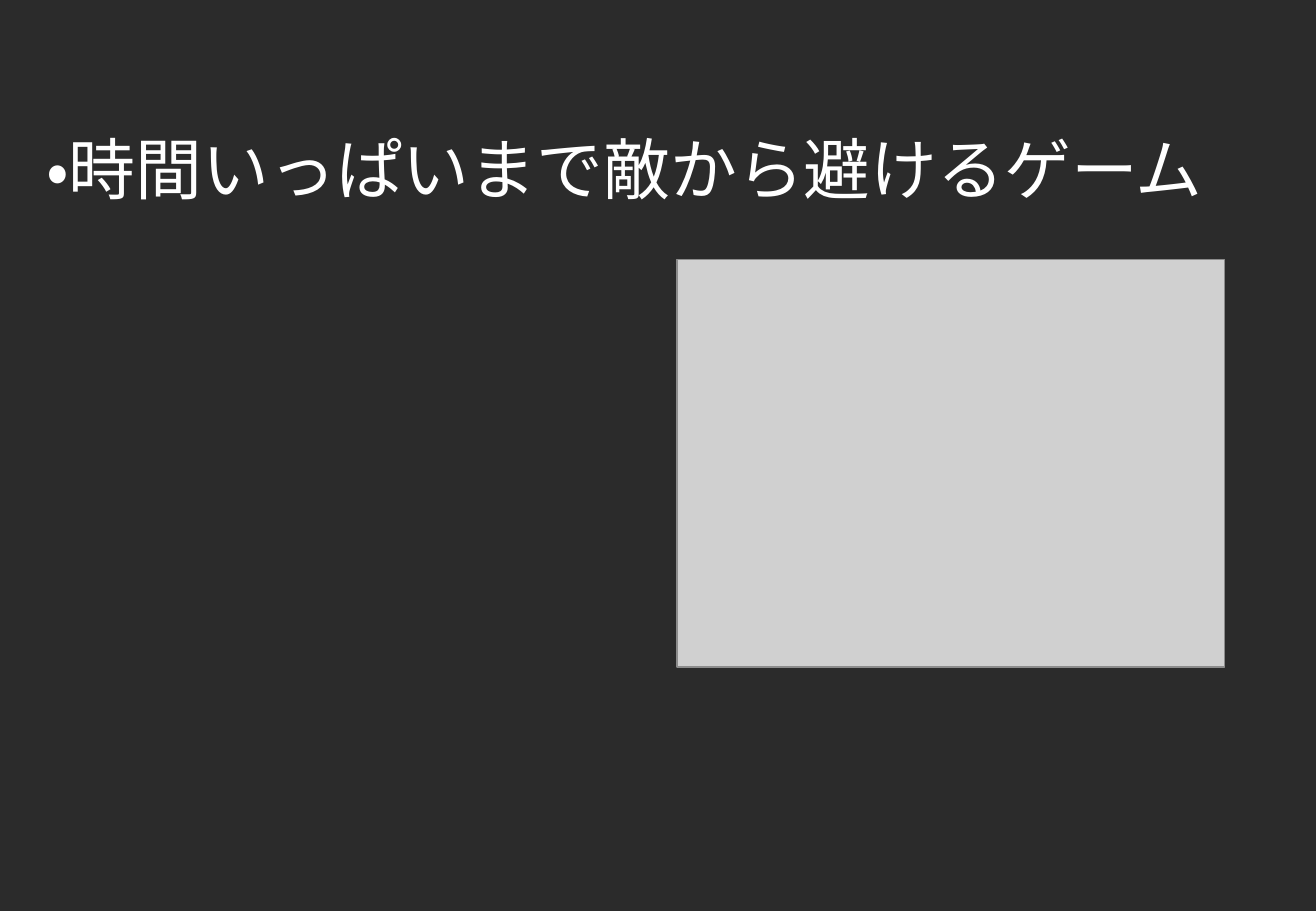
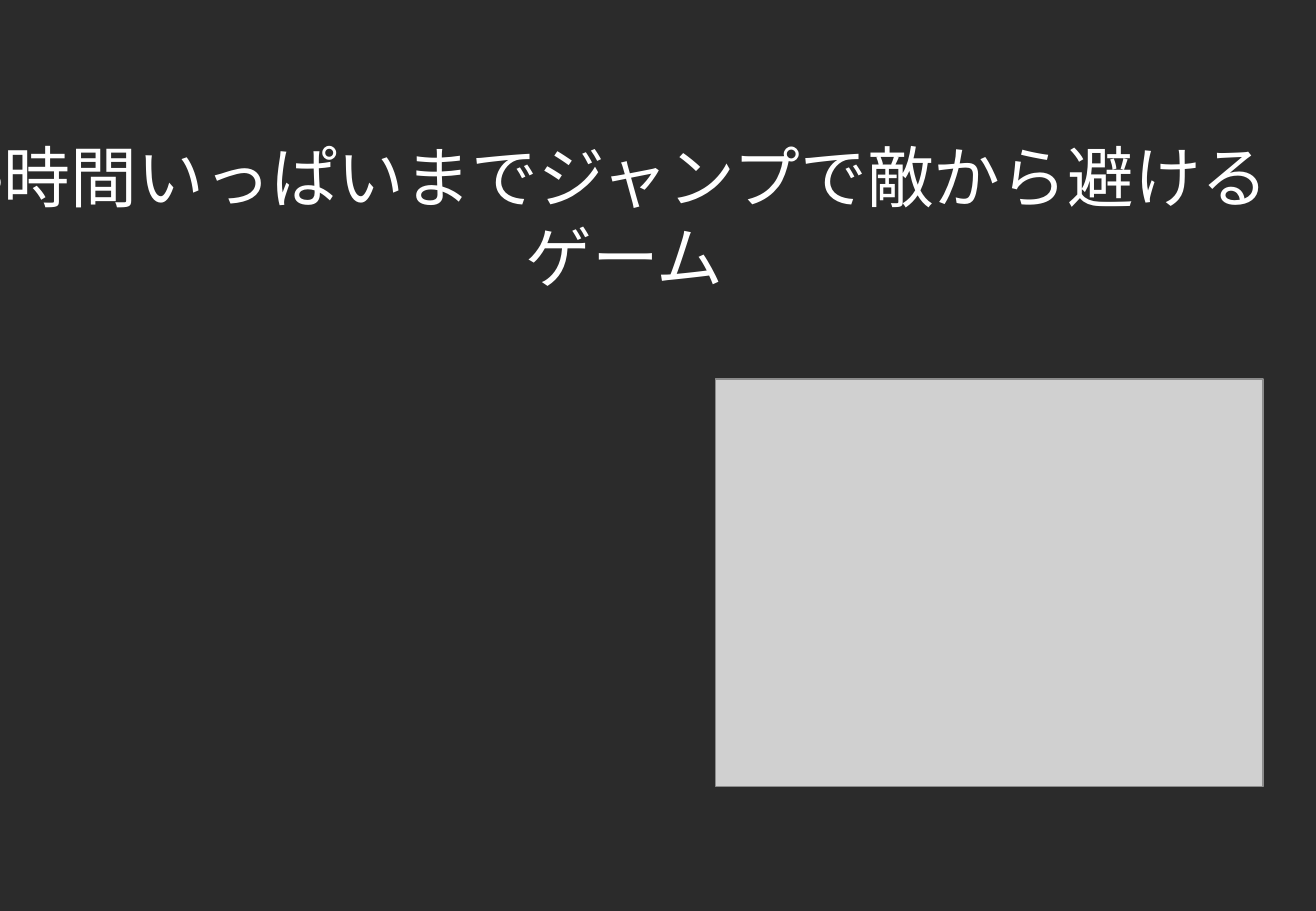
Before and after one commit to oreda1/Employment, a slide deck: slide 4 of ポートフォリオ.pptx. Drawn at 1316x911 pixels with LibreOffice and Linux fonts; fonts in the diff are those of the drawing; grey boxes stand for pictures; background and template pictures are left out; a plain dark background stands for a picture behind light text. Boxes give left, top, right and bottom in pixels: in the first picture for what was removed or moved away, otherwise in the second. Text is boxed around its words. In the diff, an @@ line names an element or a change of style, - is before the commit and + after.

```diff
--- a/ポートフォリオ.pptx
+++ b/ポートフォリオ.pptx
@@ title at <box>0,146,1268,286</box>: text changed @@
-・時間いっぱいまで敵から避けるゲーム
+・時間いっぱいまでジャンプで敵から避けるゲーム
@@ picture: place and size @@
-picture at <box>677,260,1225,667</box>
+picture at <box>716,379,1264,786</box>
```
Also in this commit, not shown: 1 other slide changed, 1 slide removed, 12 other files.
